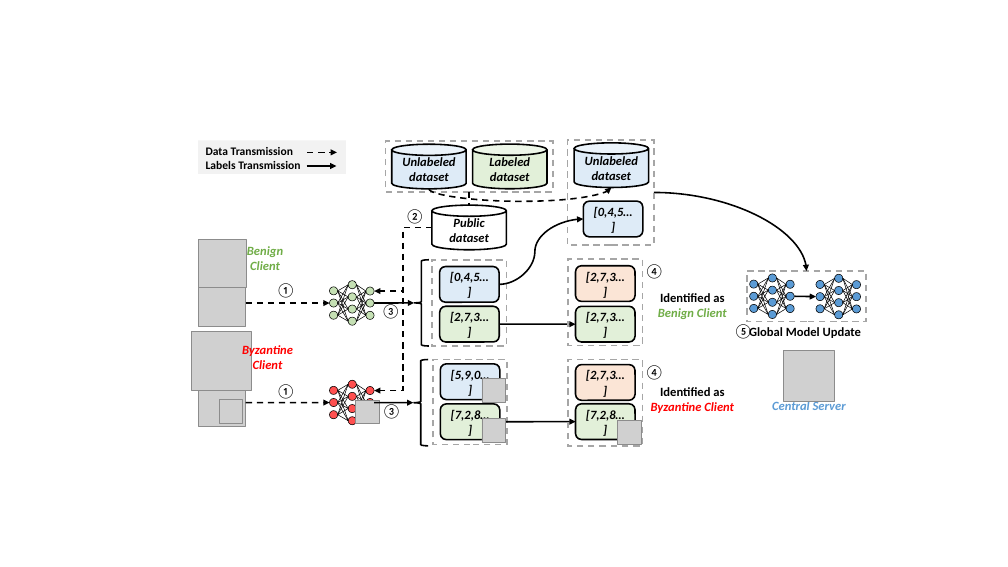
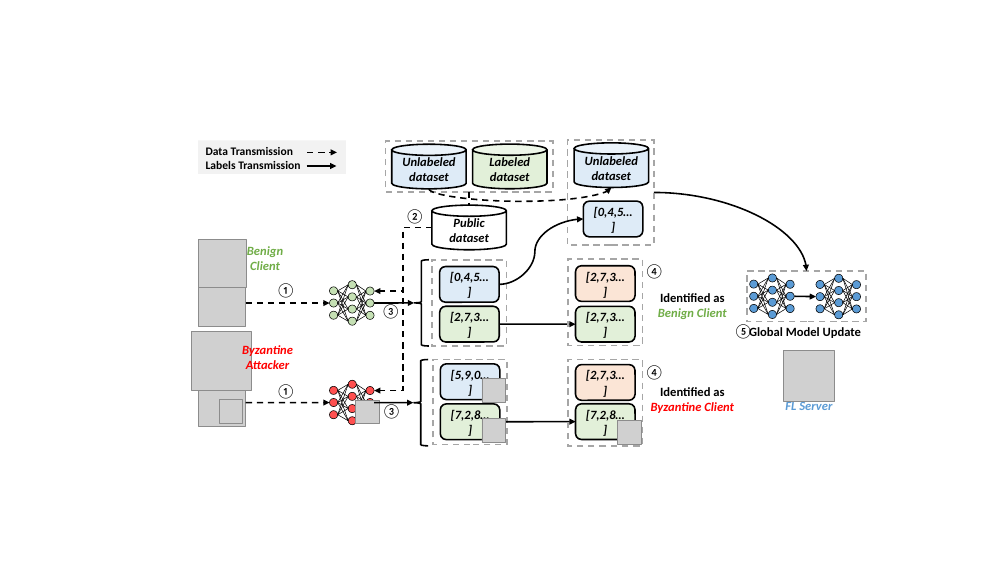
Before and after one commit to WhileBug/FLPhish, a slide deck: slide 1 of Manuscript_TIFS/figures/Figure_FLPhish.pptx. Drawn at 1008x567 pixels with LibreOffice and Linux fonts; fonts in the diff are those of the drawing; grey boxes stand for pictures. Boxes give left, top, right and bottom in pixels: in the first picture for what was removed or moved away, otherwise in the second. Text is boxed around its words. In the diff, an @@ line names an element or a change of style, - is before the commit and + after.

Commit message:
Central server->FL server

```diff
--- a/Manuscript_TIFS/figures/Figure_FLPhish.pptx
+++ b/Manuscript_TIFS/figures/Figure_FLPhish.pptx
@@ text at [242,343,293,373]: text changed @@
-Byzantine Client
+Byzantine Attacker
@@ text at [785,401,832,413]: text changed @@
-Central Server
+FL Server
```
Also in this commit, not shown: 10 other files.
